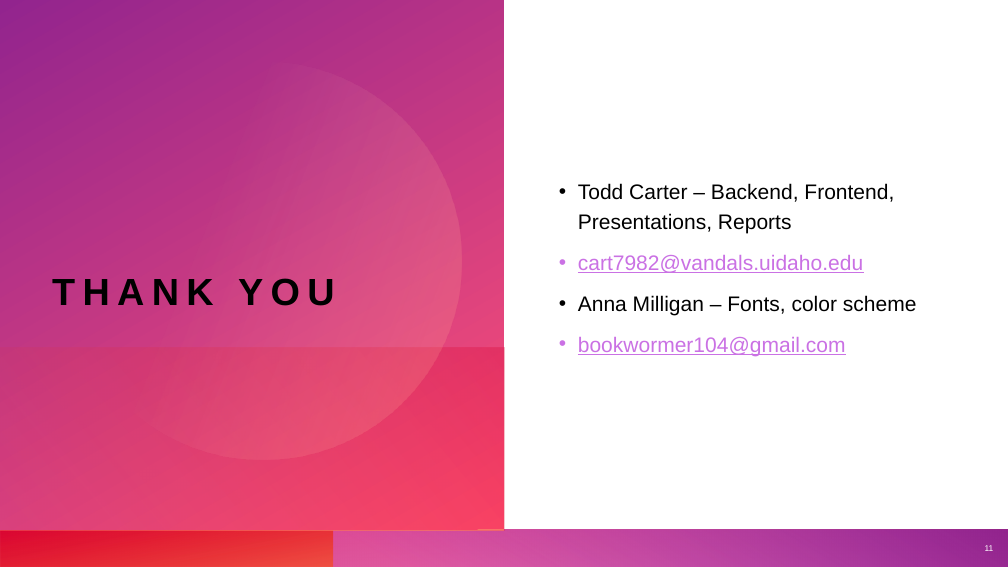
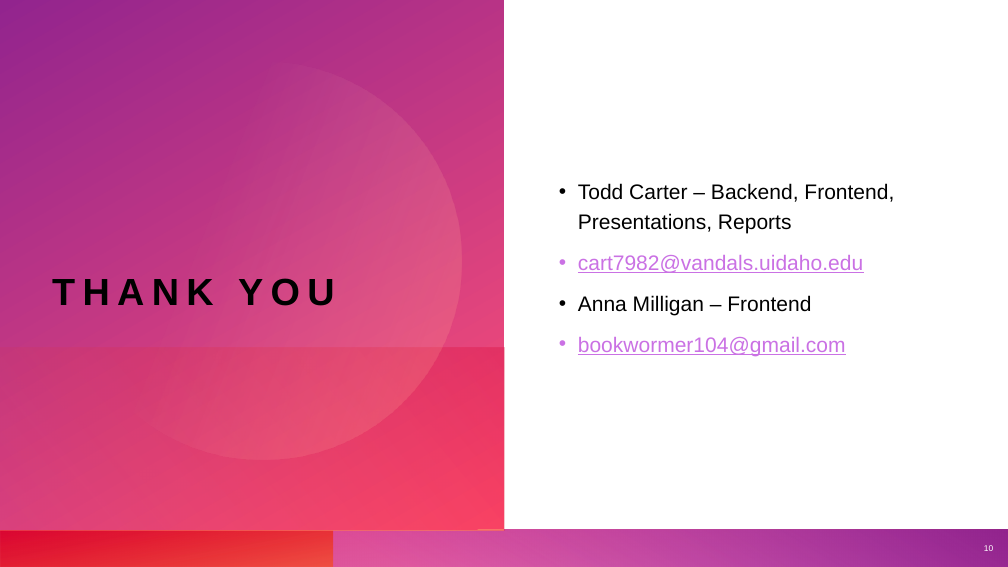
Before and after one commit to cart7982/CaravanSeraiCS360, a slide deck: slide 10 of CaravanSeraiCS360/Presentations/Caravanserai.pptx (slide 11 before the commit). Drawn at 1008x567 pixels with LibreOffice and Linux fonts; fonts in the diff are those of the drawing. Boxes give left, top, right and bottom in pixels: in the first picture for what was removed or moved away, otherwise in the second. Text is boxed around its words. In the diff, an @@ line names an element or a change of style, - is before the commit and + after.

```diff
--- a/CaravanSeraiCS360/Presentations/Caravanserai.pptx
+++ b/CaravanSeraiCS360/Presentations/Caravanserai.pptx
@@ text at [578, 295, 811, 315]: text changed @@
-• Anna Milligan – Fonts, color scheme
+• Anna Milligan – Frontend
@@ page number at [984, 545, 993, 551]: text changed @@
-11
+10
```
Also in this commit, not shown: 1 other slide changed, 1 slide removed.
